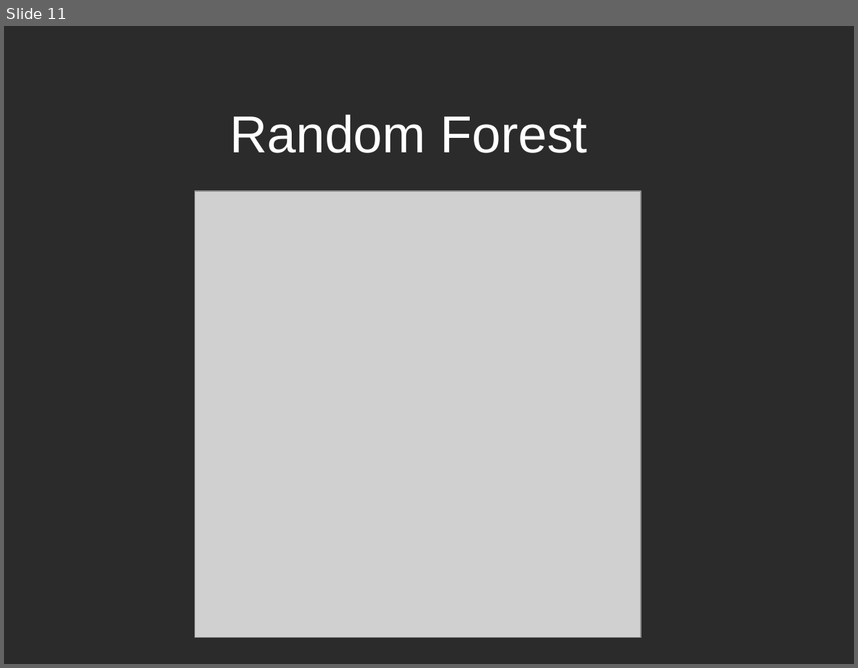
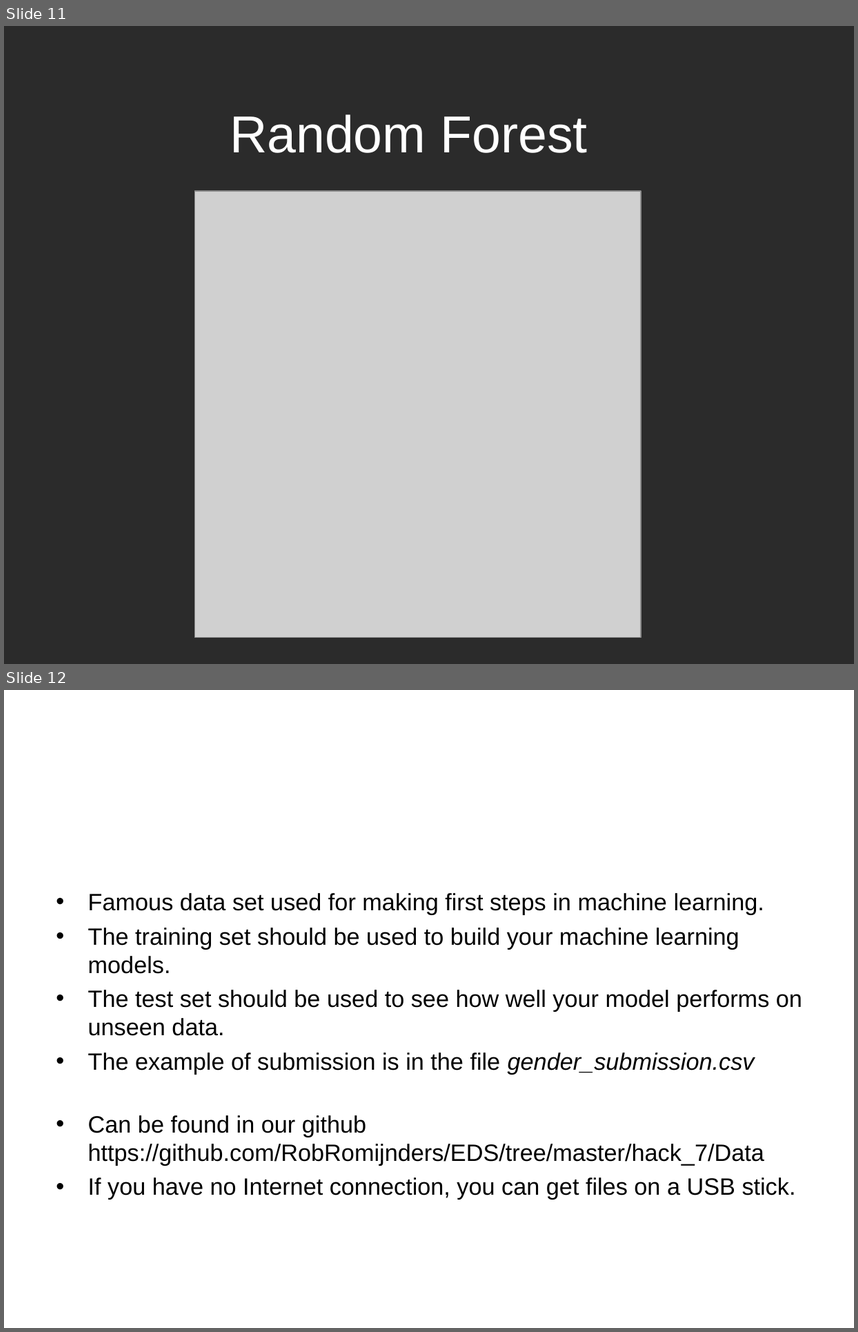
Before and after one commit to RobRomijnders/EDS, a slide deck: hack_7/Hackaton_slides.ppt. Shown one above the other, each under a label of ours: slide 11 before the commit, slides 11 and 12 after it. The pictures are 858x668 and 858x1332 pixels, drawn with LibreOffice and Linux fonts; fonts in the diff are those of the drawing; grey boxes stand for pictures; background and template pictures are left out; a plain dark background stands for a picture behind light text. Boxes give left, top, right and bottom in pixels: in the first picture for what was removed or moved away, otherwise in the second. Text is boxed around its words. In the diff, an @@ line names an element or a change of style, - is before the commit and + after.

```diff
--- a/hack_7/Hackaton_slides.ppt
+++ b/hack_7/Hackaton_slides.ppt
@@ slide 12 added at (4,690,854,1328), background picture (left out) @@
@@ title added at (25,750,831,841), 44 pt, text #FFFFFF @@
+Classification with Titanic data set
@@ text added at (88,893,802,1199), 20 pt, text #000000 @@
+• Famous data set used for making first steps in machine learning.
+• The training set should be used to build your machine learning models.
+• The test set should be used to see how well your model performs on unseen data.
+• The example of submission is in the file gender_submission.csv
+• Can be found in our github
+  https://github.com/RobRomijnders/EDS/tree/master/hack_7/Data
+• If you have no Internet connection, you can get files on a USB stick.
```
Also in this commit, not shown: 4 other slides added, 1 slide removed.
